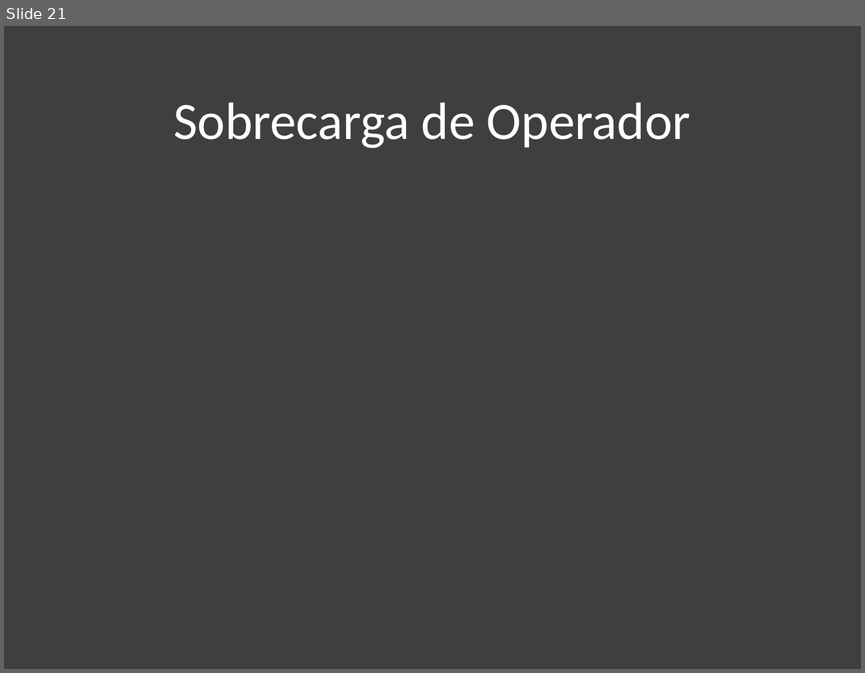
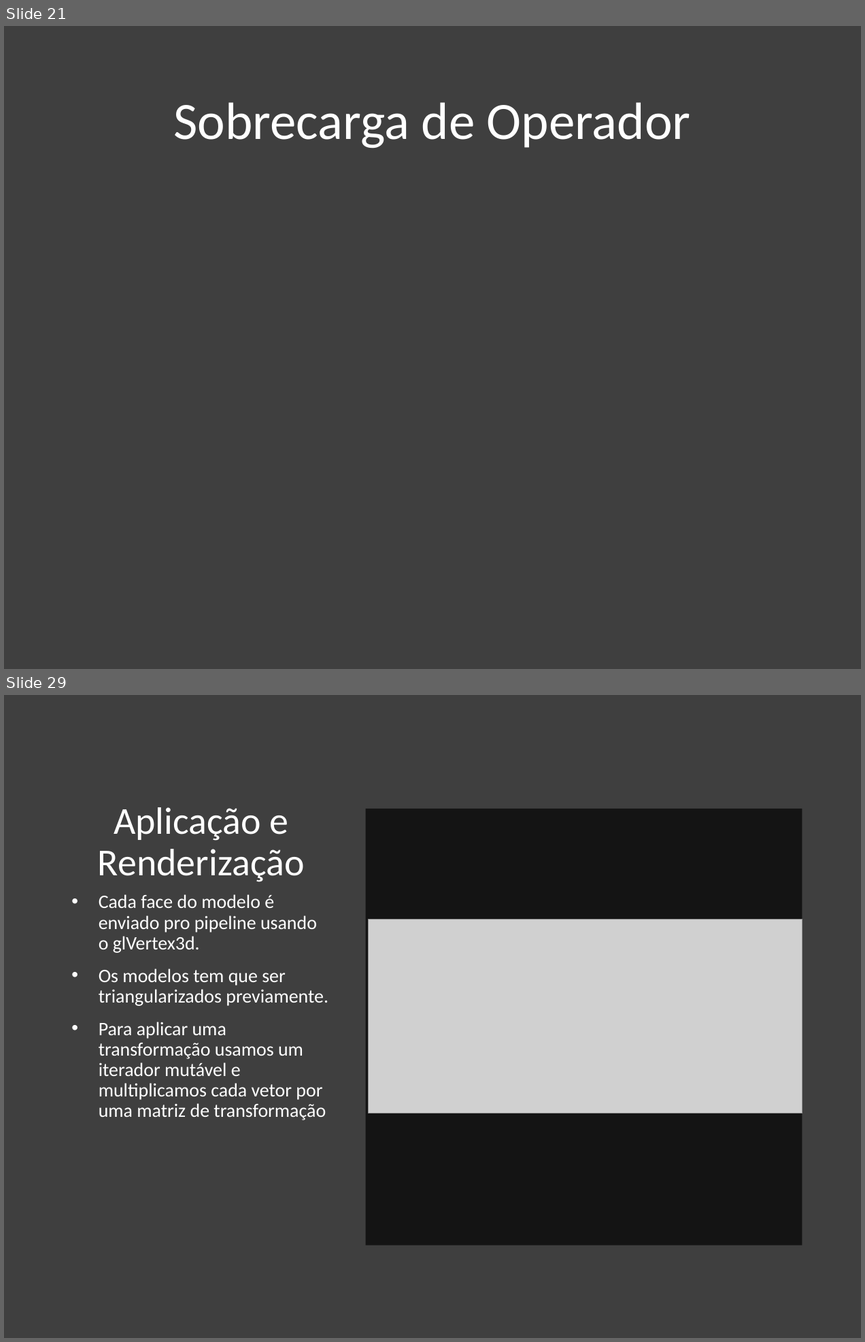
Before and after one commit to danisson/final-cg1, a slide deck: apresentação/Trabalho de CG1.pptx. Shown one above the other, each under a label of ours: slide 21 before the commit, slides 21 and 29 after it; the slides between them are not shown. The pictures are 865x673 and 865x1342 pixels, drawn with LibreOffice and Linux fonts; fonts in the diff are those of the drawing; grey boxes stand for pictures. Boxes give left, top, right and bottom in pixels: in the first picture for what was removed or moved away, otherwise in the second. Text is boxed around its words. In the diff, an @@ line names an element or a change of style, - is before the commit and + after.

```diff
--- a/apresentação/Trabalho de CG1.pptx
+++ b/apresentação/Trabalho de CG1.pptx
@@ slide 29 added at bbox=[4, 695, 861, 1338], background #3F3F3F @@
@@ title added at bbox=[98, 807, 305, 882], 32 pt, text #FFFFFF @@
+Aplicação e Renderização
@@ rectangle added at bbox=[366, 808, 802, 1244], fill #141414 @@
@@ text added at bbox=[99, 894, 328, 1120], 16 pt, text #FFFFFF @@
+• Cada face do modelo é enviado pro pipeline usando o glVertex3d.
+• Os modelos tem que ser triangularizados previamente.
+• Para aplicar uma transformação usamos um iterador mutável e multiplicamos cada vetor por uma matriz de transformação
@@ picture added at bbox=[368, 919, 802, 1113] @@
```
Also in this commit, not shown: 8 other slides added, 7 other files.
